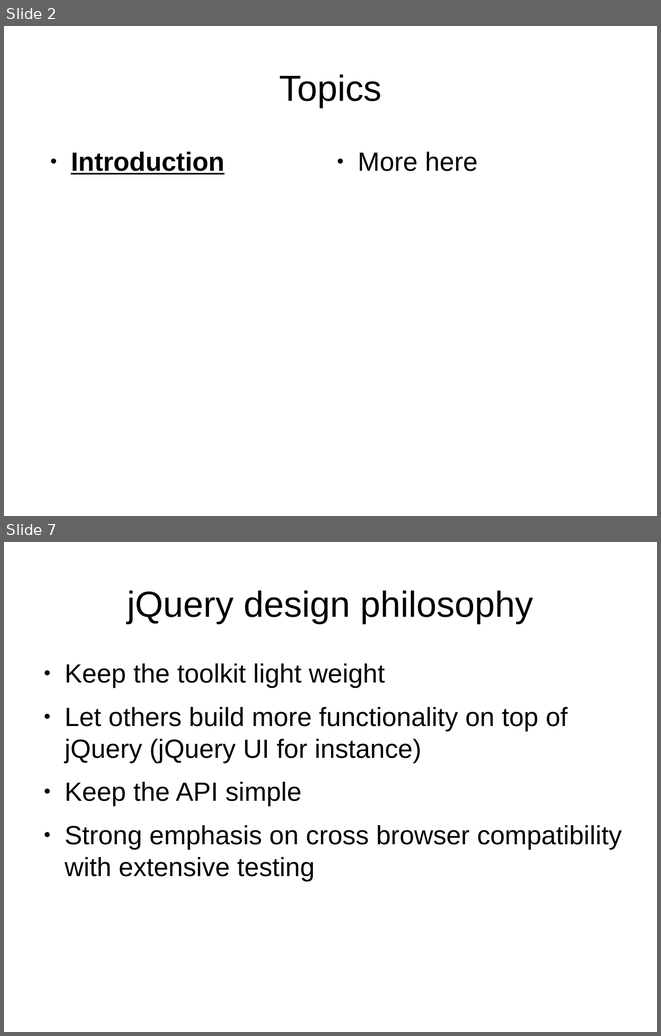
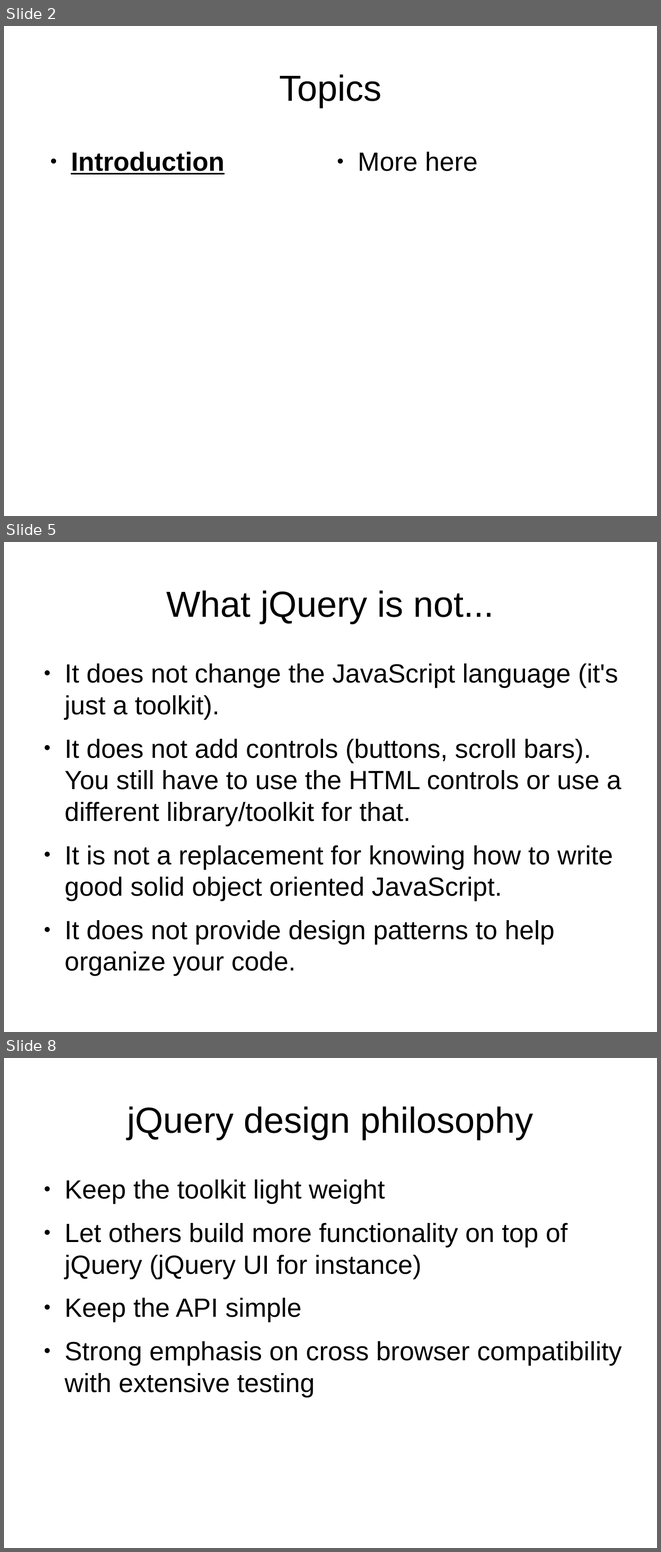
Before and after one commit to veltzer/demos, a slide deck: javascript/jquery/doc/jquery.odp. Shown one above the other, each under a label of ours: slides 2 and 7 before the commit, slides 2, 5 and 8 after it; the slides between them are not shown. The pictures are 661x1036 and 661x1552 pixels, drawn with LibreOffice and Linux fonts; fonts in the diff are those of the drawing. Boxes give left, top, right and bottom in pixels: in the first picture for what was removed or moved away, otherwise in the second. Text is boxed around its words. In the diff, an @@ line names an element or a change of style, - is before the commit and + after.

```diff
--- a/javascript/jquery/doc/jquery.odp
+++ b/javascript/jquery/doc/jquery.odp
@@ slide 5 added at [4, 542, 657, 1032], background #FFFFFF @@
@@ title added at [166, 590, 494, 623], 44 pt, text #000000 @@
+What jQuery is not...
@@ text added at [64, 663, 621, 976], 32 pt, text #000000 @@
+● It does not change the JavaScript language (it's just a toolkit).
+● It does not add controls (buttons, scroll bars). You still have to use the HTML controls or use a different library/toolkit for that.
+● It is not a replacement for knowing how to write good solid object oriented JavaScript.
+● It does not provide design patterns to help organize your code.
@@ what was slide 7 is now slide 8 @@
```
Also in this commit, not shown: 9 slides changed, 1 other slide added, 16 other files.
